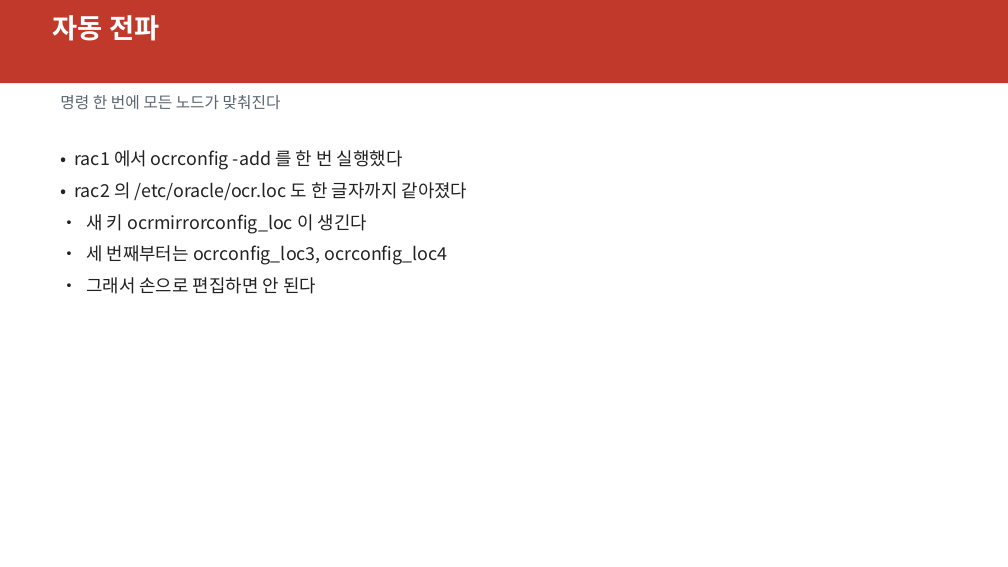
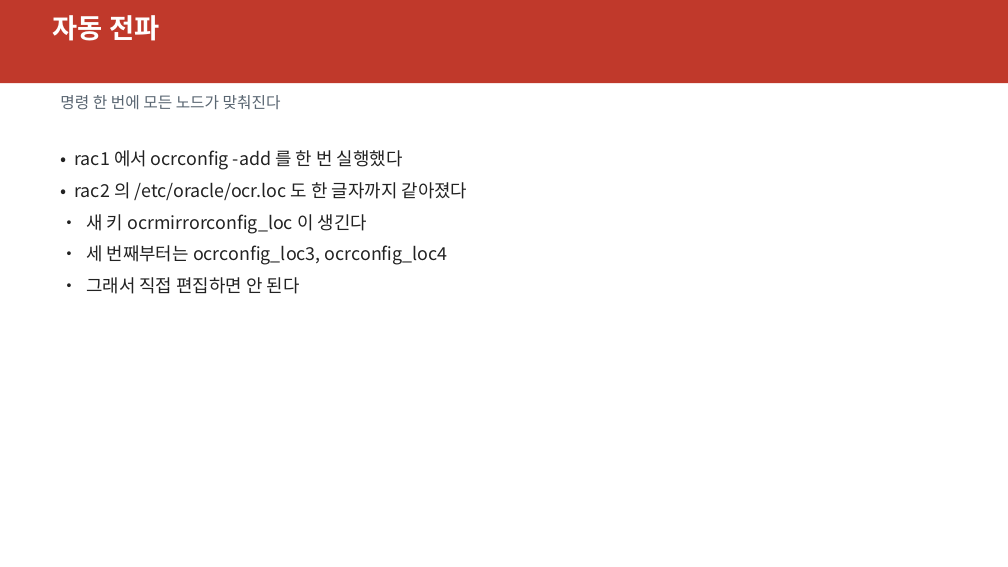
Before and after one commit to elpisk/OracleManual, a slide deck: slide 26 of RAC/05장/5장_OCR과VotingFile관리.pptx. Drawn at 1008x567 pixels with LibreOffice and Linux fonts; fonts in the diff are those of the drawing. Boxes give left, top, right and bottom in pixels: in the first picture for what was removed or moved away, otherwise in the second. Text is boxed around its words. In the diff, an @@ line names an element or a change of style, - is before the commit and + after.

```diff
--- a/RAC/05장/5장_OCR과VotingFile관리.pptx
+++ b/RAC/05장/5장_OCR과VotingFile관리.pptx
@@ text at box(86, 277, 300, 294): text changed @@
-• 그래서 손으로 편집하면 안 된다
+• 그래서 직접 편집하면 안 된다
```
Also in this commit, not shown: 54 other files.
